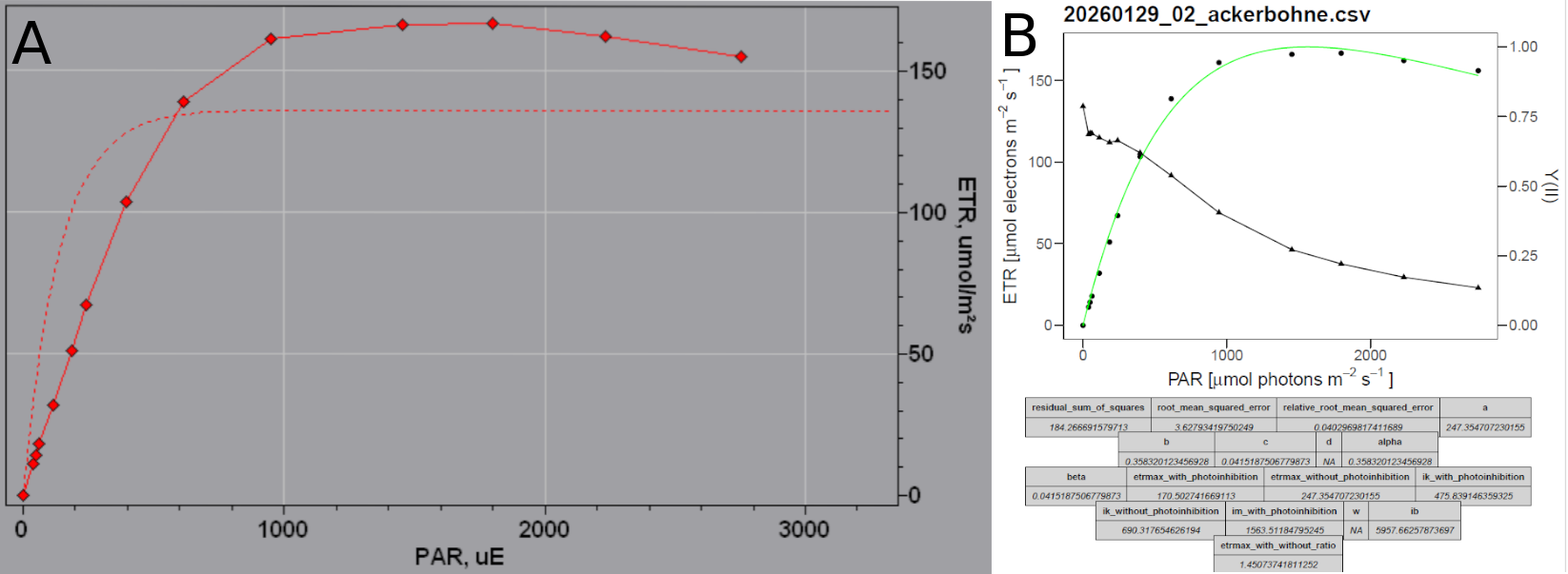
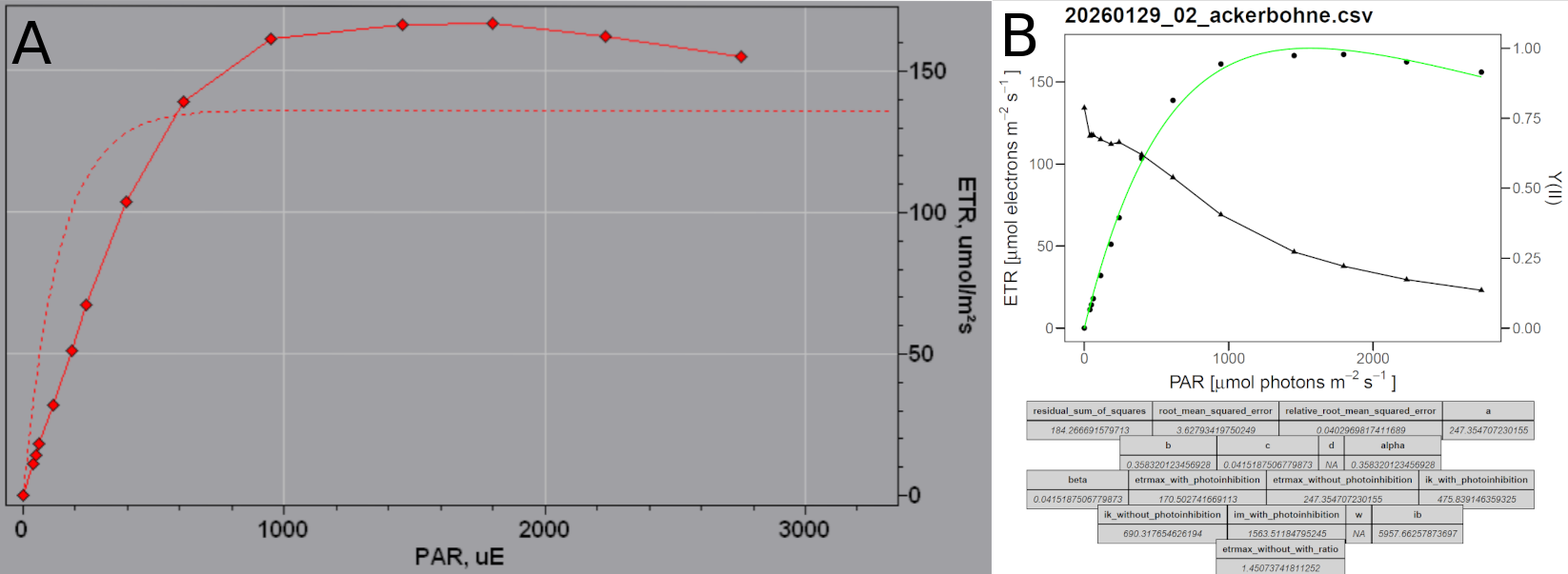
Before/after of a (1568, 574) layered artwork. What changed in the layer stack:
renamed "Screenshot 2026-02-05 165815.png" to "sup_fig_1.png", painted on it over [991,0,1568,574]
